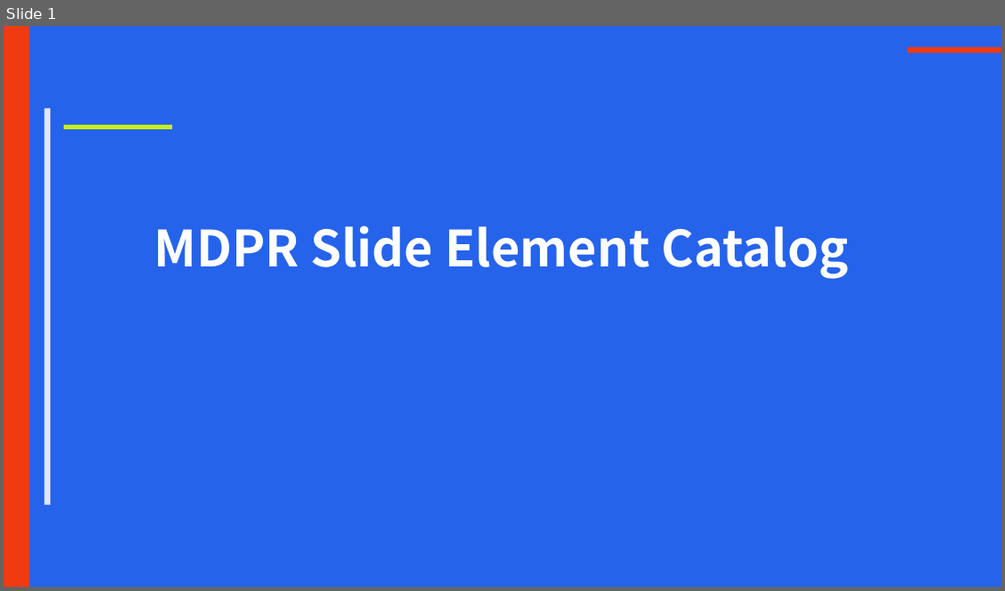
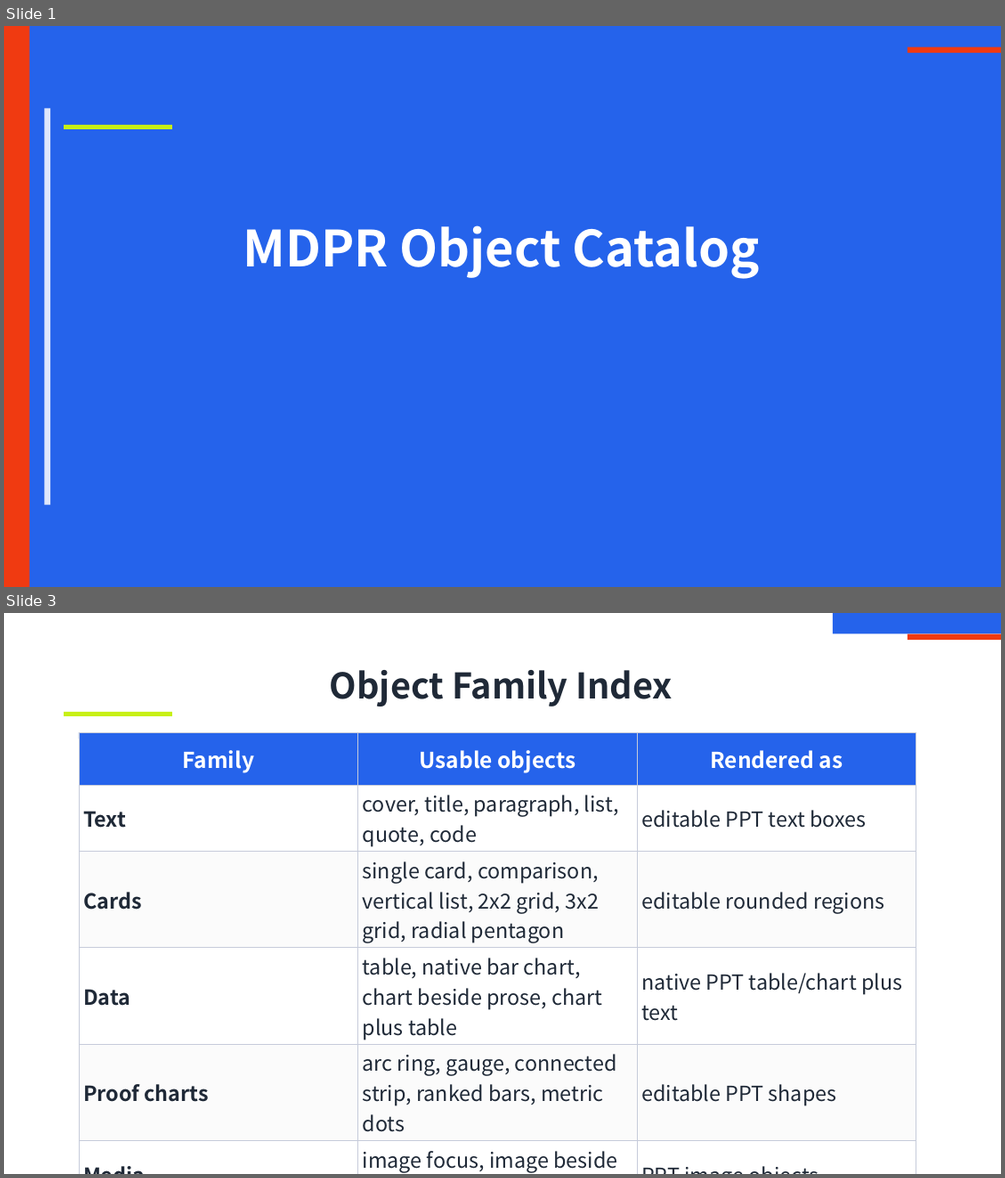
Before and after one commit to ch040602/mdpr-skill, a slide deck: artifacts/intro-decks/element-catalog/deck.pptx. Shown one above the other, each under a label of ours: slide 1 before the commit, slides 1 and 3 after it; the slides between them are not shown. The pictures are 1005x591 and 1005x1178 pixels, drawn with LibreOffice and Linux fonts; fonts in the diff are those of the drawing. Boxes give left, top, right and bottom in pixels: in the first picture for what was removed or moved away, otherwise in the second. Text is boxed around its words. In the diff, an @@ line names an element or a change of style, - is before the commit and + after.

Commit message:
Expand MDPR object catalog deck

```diff
--- a/artifacts/intro-decks/element-catalog/deck.pptx
+++ b/artifacts/intro-decks/element-catalog/deck.pptx
@@ slide 3 added at bbox=[4, 613, 1001, 1174], background #FFFFFF @@
@@ rectangle added at bbox=[833, 613, 1001, 634], fill #2563EB @@
@@ rectangle added at bbox=[907, 634, 1001, 640], fill #F03A11 @@
@@ text added at bbox=[330, 670, 672, 706], 34 pt, text #1F2937, bold @@
+Object Family Index
@@ rectangle added at bbox=[64, 712, 172, 716], fill #C7F015 @@
@@ rectangle added at bbox=[79, 732, 916, 738], fill #2563EB @@
@@ table added at bbox=[79, 732, 915, 1174], 7 rows, 3 columns @@
+Family | Usable objects | Rendered as
+Text | cover, title, paragraph, list, quote, code | editable PPT text boxes
+Cards | single card, comparison, vertical list, 2x2 grid, 3x2 grid, radial pentagon | editable rounded regions
+Data | table, native bar chart, chart beside prose, chart plus table | native PPT table/chart plus text
+Proof charts | arc ring, gauge, connected strip, ranked bars, metric dots | editable PPT shapes
+Media | image focus, image beside text, image stack | PPT image objects
+Decoration | backgrounds, surfaces, badges, accent rails, icon markers, proof callouts | editable shapes/icons
@@ slide 1 changed as well @@
@@ text at bbox=[243, 225, 759, 279]: text changed @@
-MDPR Slide Element Catalog
+MDPR Object Catalog
```
Also in this commit, not shown: 6 other slides changed, 14 other slides added, 1 slide removed, 36 other files.
